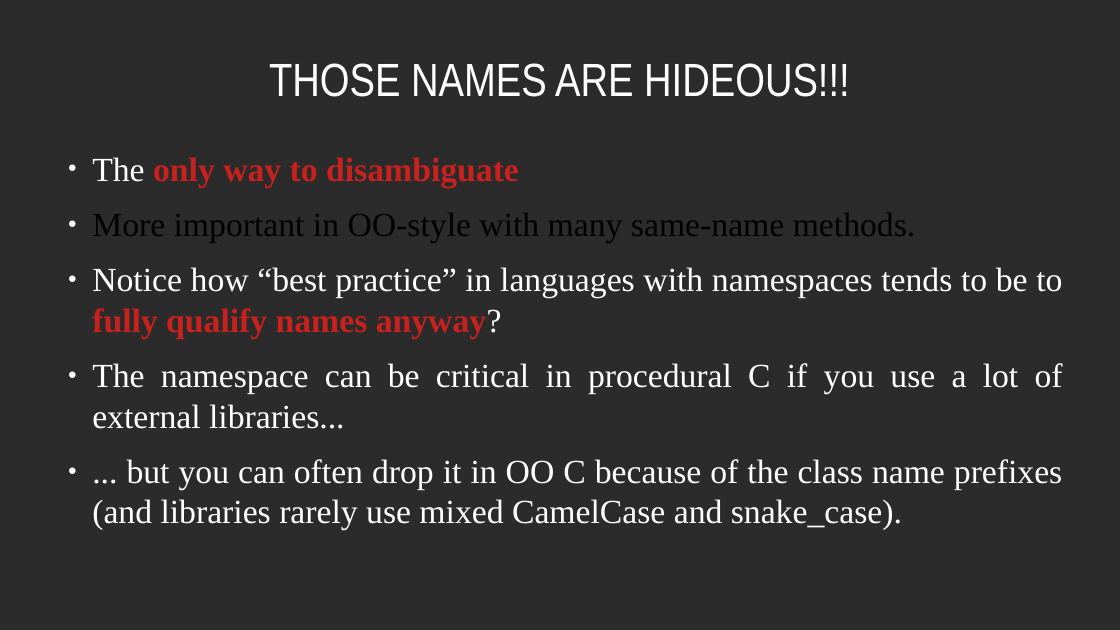
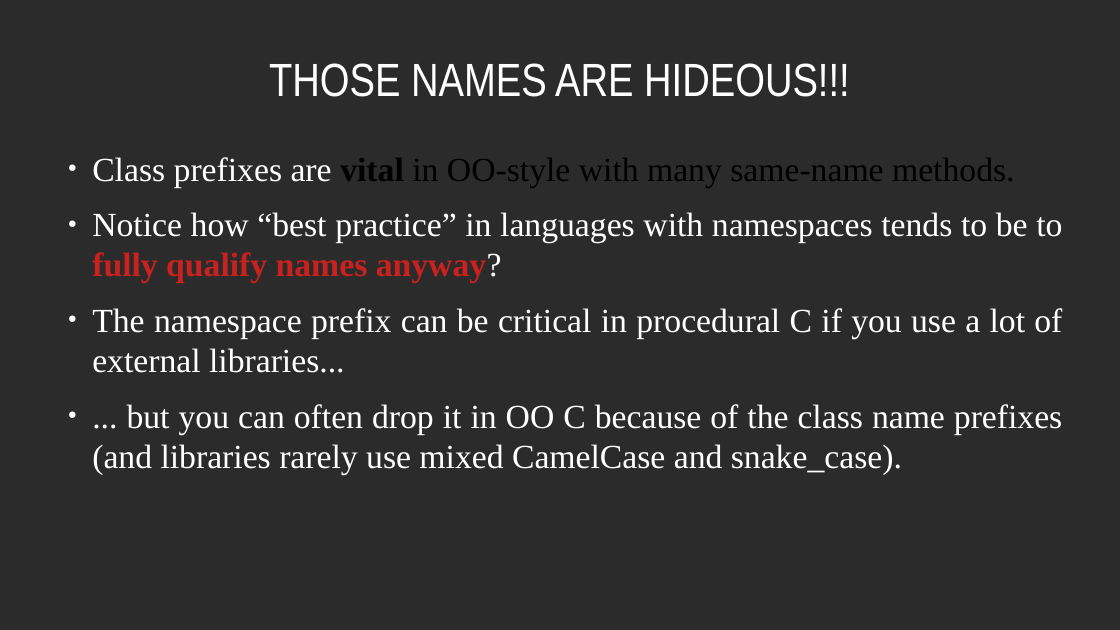
Before and after one commit to dllaurence/youngmanandc, a slide deck: slide 12 of 2020-youngmanandthec-scale.odp (slide 17 before the commit). Drawn at 1120x630 pixels with LibreOffice and Linux fonts; fonts in the diff are those of the drawing; background and template pictures are left out; a plain dark background stands for a picture behind light text. Boxes give left, top, right and bottom in pixels: in the first picture for what was removed or moved away, otherwise in the second. Text is boxed around its words. In the diff, an @@ line names an element or a change of style, - is before the commit and + after.

```diff
--- a/2020-youngmanandthec-scale.odp
+++ b/2020-youngmanandthec-scale.odp
@@ text at box(92, 157, 1015, 187): text changed @@
-● The only way to disambiguate
-● More important in OO-style with many same-name methods.
+● Class prefixes are vital in OO-style with many same-name methods.
@@ text at box(92, 308, 1062, 373): text changed @@
-● The namespace can be critical in procedural C if you use a lot of external libraries...
+● The namespace prefix can be critical in procedural C if you use a lot of external libraries...
```
Also in this commit, not shown: 13 other slides changed, 17 slides added, 5 slides removed.
